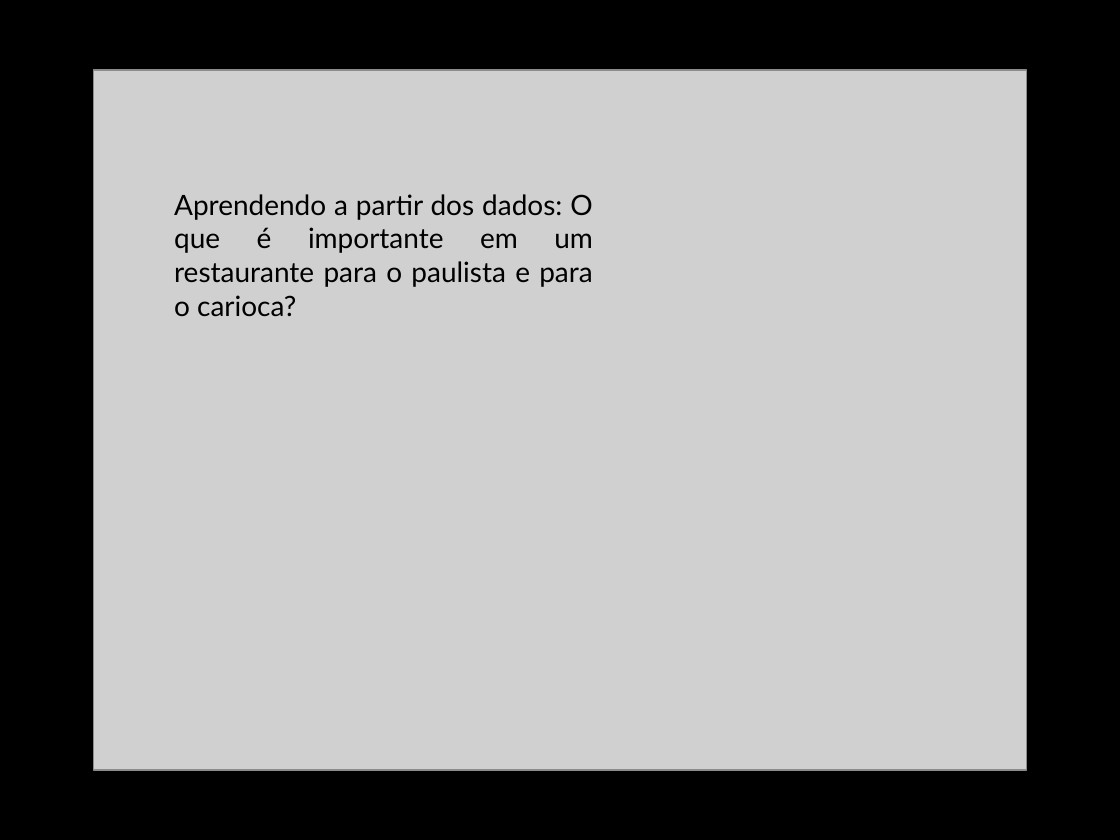
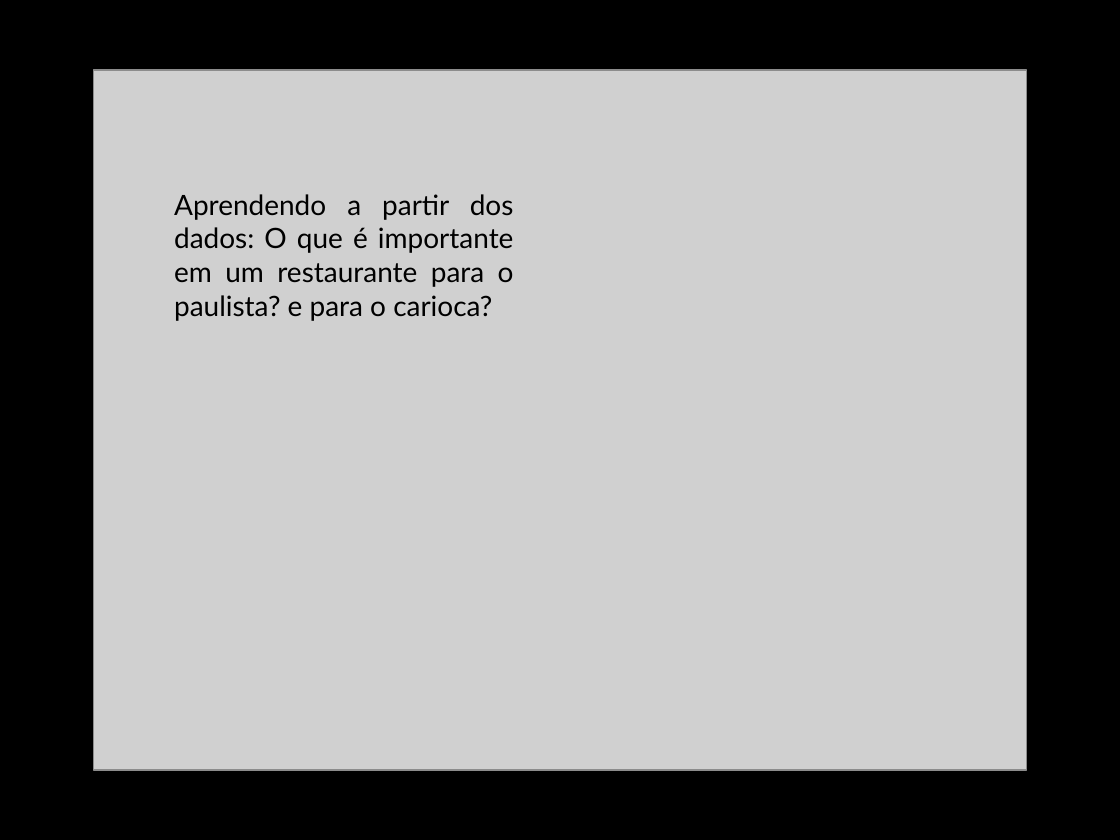
Before and after one commit to DATAUNIRIO/ap, a slide deck: slide 11 of DMQtalks/my_talk.pptx. Drawn at 1120x840 pixels with LibreOffice and Linux fonts; fonts in the diff are those of the drawing; grey boxes stand for pictures. Boxes give left, top, right and bottom in pixels: in the first picture for what was removed or moved away, otherwise in the second. Text is boxed around its words. In the diff, an @@ line names an element or a change of style, - is before the commit and + after.

```diff
--- a/DMQtalks/my_talk.pptx
+++ b/DMQtalks/my_talk.pptx
@@ text at (x1=174, y1=194, x2=514, y2=321): text changed @@
-Aprendendo a partir dos dados: O que é importante em um restaurante para o paulista e para o carioca?
+Aprendendo a partir dos dados: O que é importante em um restaurante para o paulista? e para o carioca?
```
Also in this commit, not shown: 1 other slide changed, 2 slides added, 56 other files.
